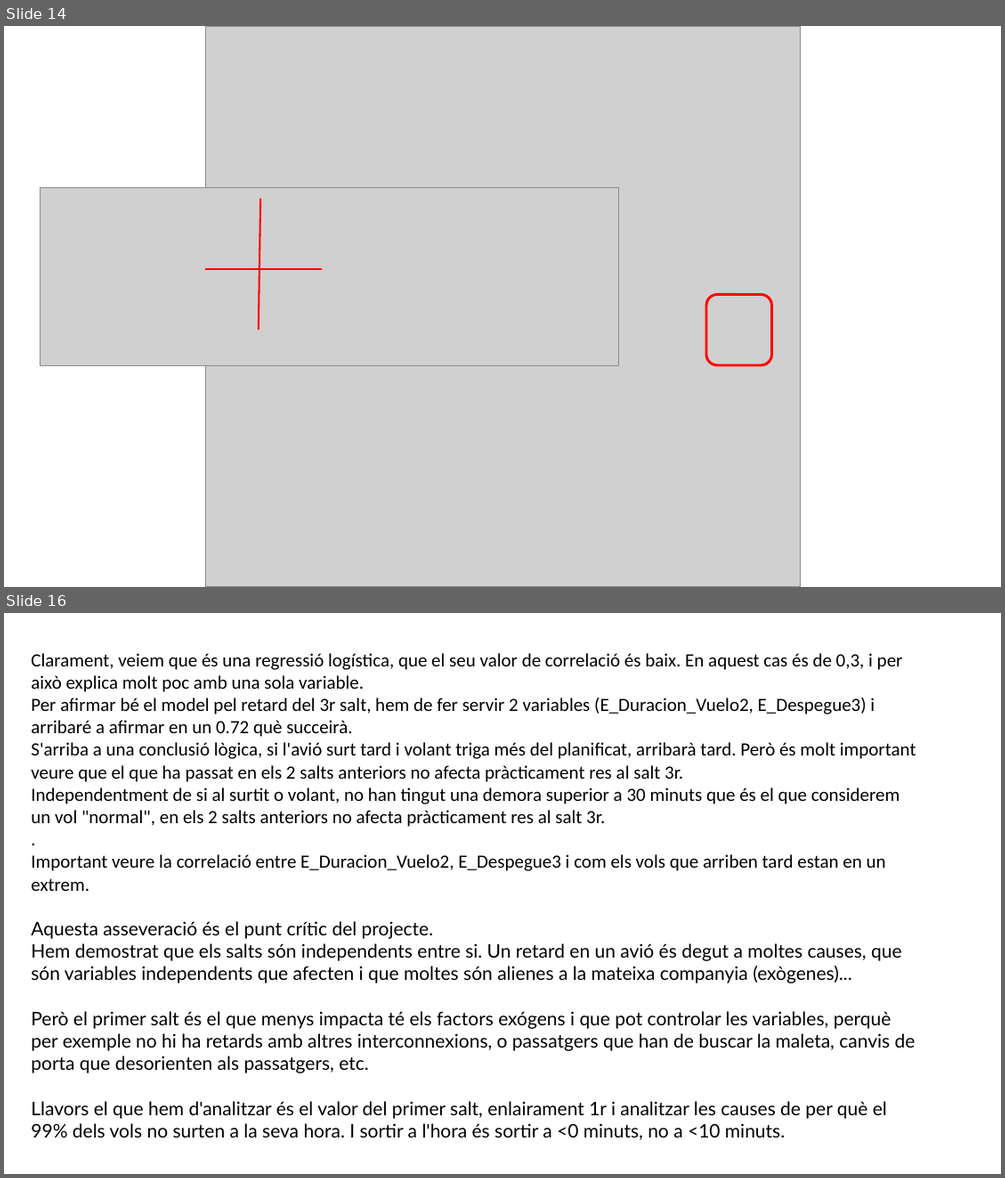
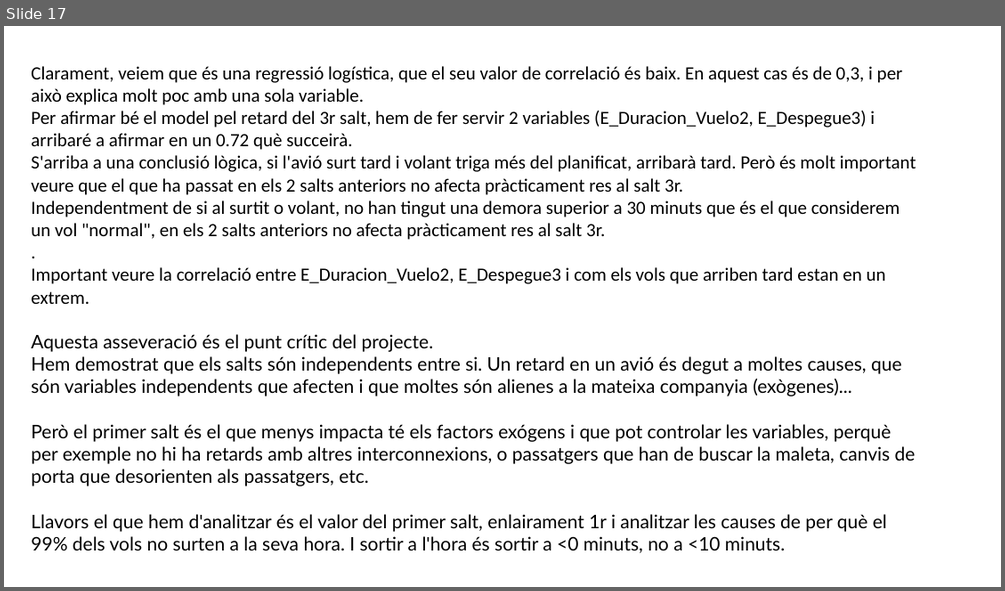
Before and after one commit to JMML2021/Entrega-projecte-final, a slide deck: 4 Presentación final.pptx. Shown one above the other, each under a label of ours: slides 14 and 16 before the commit, slide 17 after it; the slides between them are not shown. The pictures are 1005x1178 and 1005x591 pixels, drawn with LibreOffice and Linux fonts; fonts in the diff are those of the drawing; grey boxes stand for pictures; background and template pictures are left out. Boxes give left, top, right and bottom in pixels: in the first picture for what was removed or moved away, otherwise in the second. Text is boxed around its words. In the diff, an @@ line names an element or a change of style, - is before the commit and + after.

```diff
--- a/4 Presentación final.pptx
+++ b/4 Presentación final.pptx
@@ slide 14 removed at bbox=[4, 26, 1001, 587], background #FFFFFF @@
@@ picture removed at bbox=[205, 26, 800, 586] @@
@@ picture removed at bbox=[40, 187, 618, 365] @@
@@ line removed from (259, 329) to (260, 199) @@
@@ line removed from (205, 269) to (322, 269) @@
@@ rounded rectangle removed at bbox=[706, 295, 772, 365] @@
@@ what was slide 16 is now slide 17 @@
```
Also in this commit, not shown: 9 slides changed, 8 slides added, 4 other slides removed.
